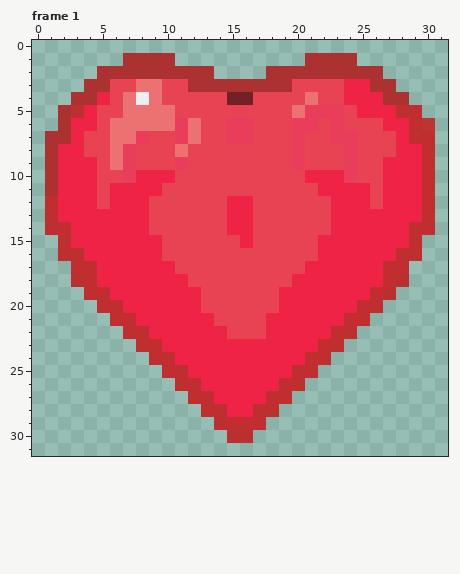
Pixel-art file, stored at Assets/Assets/Sprites/ui/hp_mana.aseprite. Above: the version before the commit.
32x32 pixels, 2 frames. Colours within 5 levels of each other are drawn and written as one. Shown: frame 1.
And afterwards:
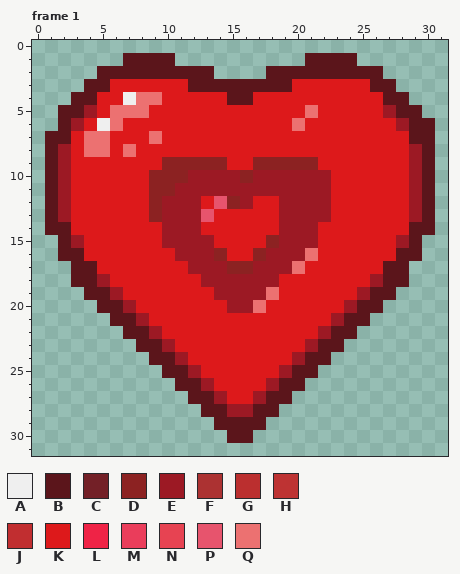
Palette (. is transparent): A #efefef  B #5b151b  C #732027  D #8c2222  E #9c1924  F #ac3232  G #bb2f2f  H #bf2f2ff7  J #c12e30  K #dd191b  L #ef2346  M #ea3d5b  N #e74352  P #e7546d  Q #ec7171
Change:
Changed rows in their new state; - is an unchanged pixel.
Frame 1, layer "Layer 2":
first column x 1:
 1 ------BBBB----------BBBB------
 2 ----BBBBBBBBB----BBBBBBBBB----
 3 ---BBKKKKKKBBBBBBBBKKKKKKBB---
 4 --BBKKAQ-KKKKKBBKKKKKKKKKKBB--
 5 -BBEKQ--KKKKKKKKKKKKQKKKKKEBB-
 6 -BEKA-KKKKKKKKKKKKKQKKKKKKKEBB
 7 BBKQQKKKQKKKKKKKKKKKKKKKKKKKBB
 8 BEKQQKQKKKKKKKKKKKKKKKKKKKKKEB
 9 BEKKKKKKKDDDDDKKDDDDDKKKKKKKEB
10 BEKKKKKKDDDEEEEDEEEEEEKKKKKKEB
11 BEKKKKKKDDEEEEEEEEEEEEKKKKKKEB
12 BEKKKKKKDEEEKPDEKKEEEEKKKKKKEB
13 BEKKKKKKDEEEPKKKKKEEEEKKKKKKEB
14 BBKKKKKKKEEEKKKKKKEEEKKKKKKKBB
15 -BEKKKKKKEEEEKKKKDEEEKKKKKKEB-
16 -BBKKKKKKKEEEDKKDEEEQKKKKKKBB-
17 --BBKKKKKKKEEEDDEEEQKKKKKKBB--
18 --BBEKKKKKKKEEEEEEKKKKKKKEBB--
19 ---BBEKKKKKKKEEEEQKKKKKKEBB---
20 ----BBEKKKKKKKEEQKKKKKKEBB----
21 -----BBEKKKKKKKKKKKKKKEBB-----
22 ------BBEKKKKKKKKKKKKEBB------
23 -------BBEKKKKKKKKKKEBB-------
24 --------BBEKKKKKKKKEBB--------
25 ---------BBEKKKKKKEBB---------
26 ----------BBEKKKKEBB----------
27 -----------BBEKKEBB-----------
28 ------------BBEEBB------------
29 -------------BBBB-------------
30 --------------BB--------------
